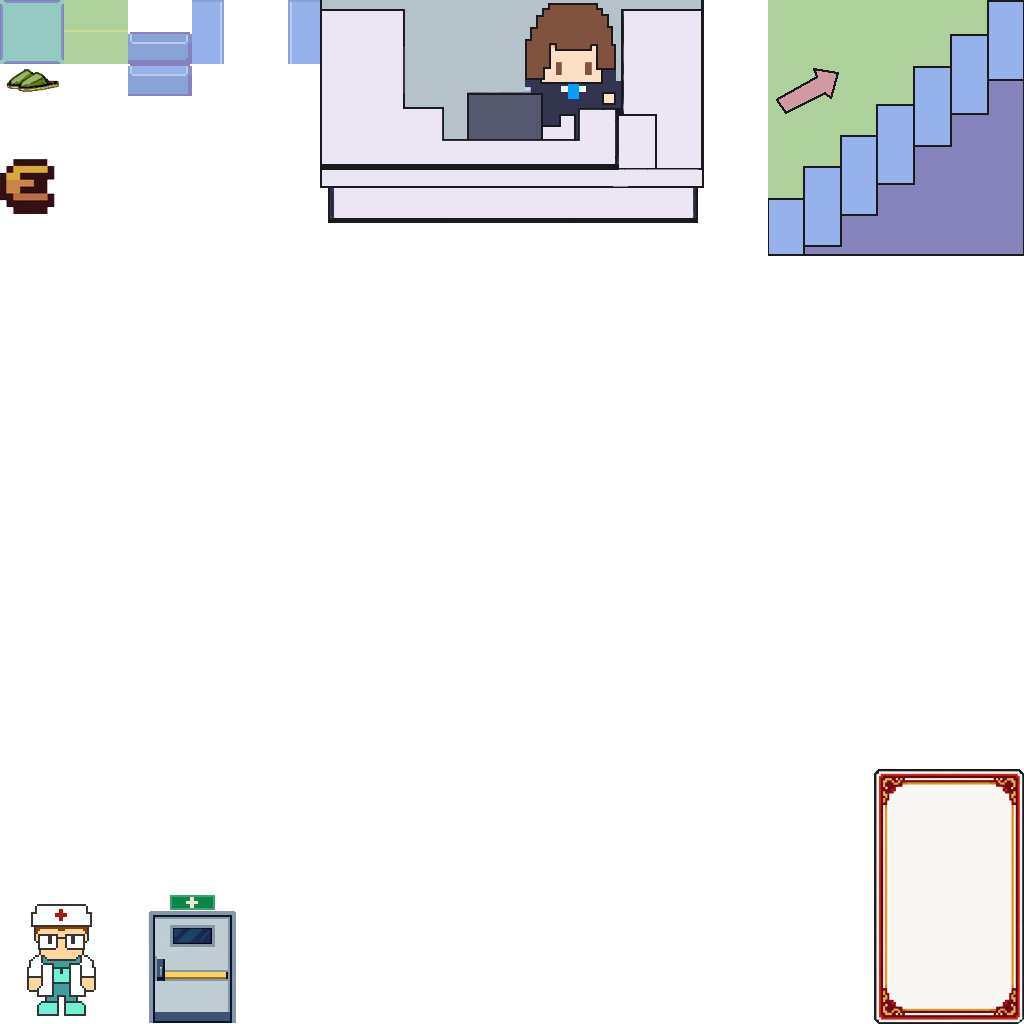
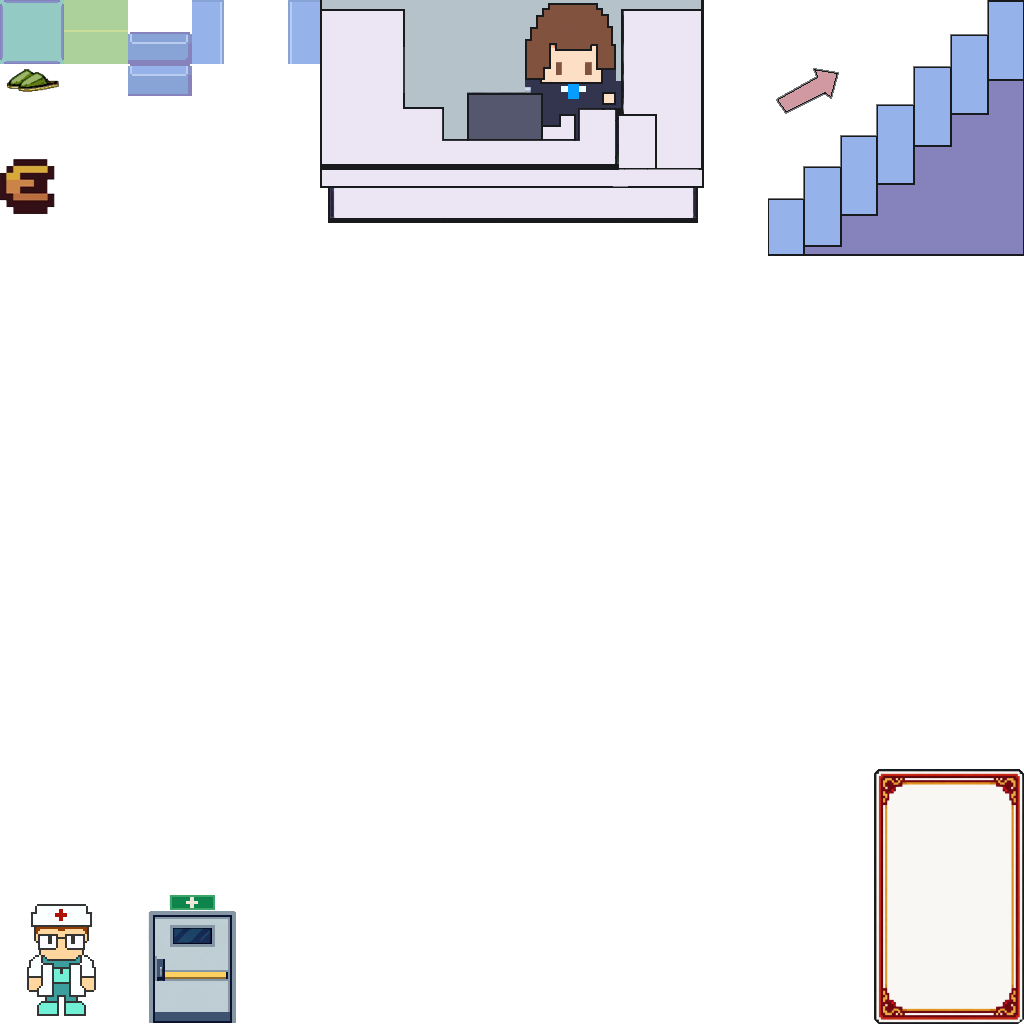
Layer changes from the first (1024, 1024) image to the second:
painted on "Слой 13" over [left=768, top=0, right=988, bottom=199]
